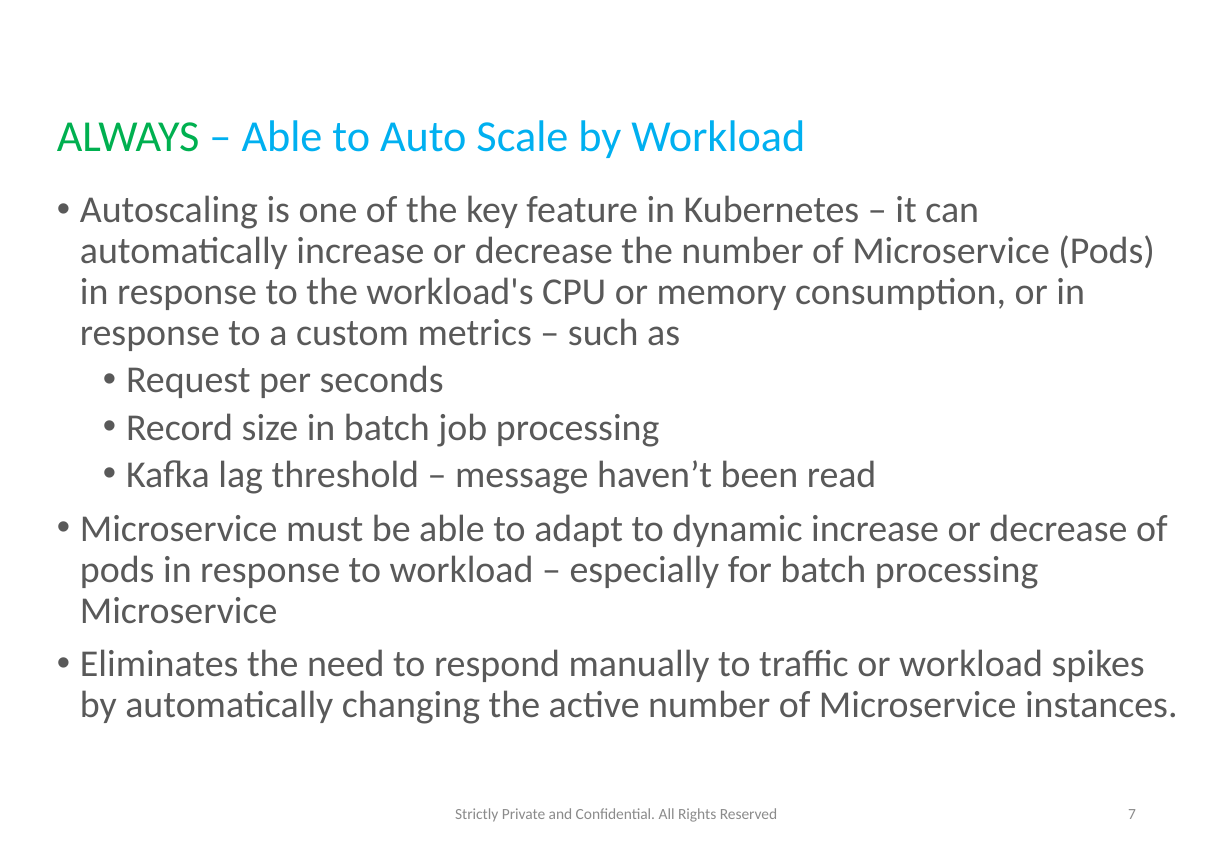
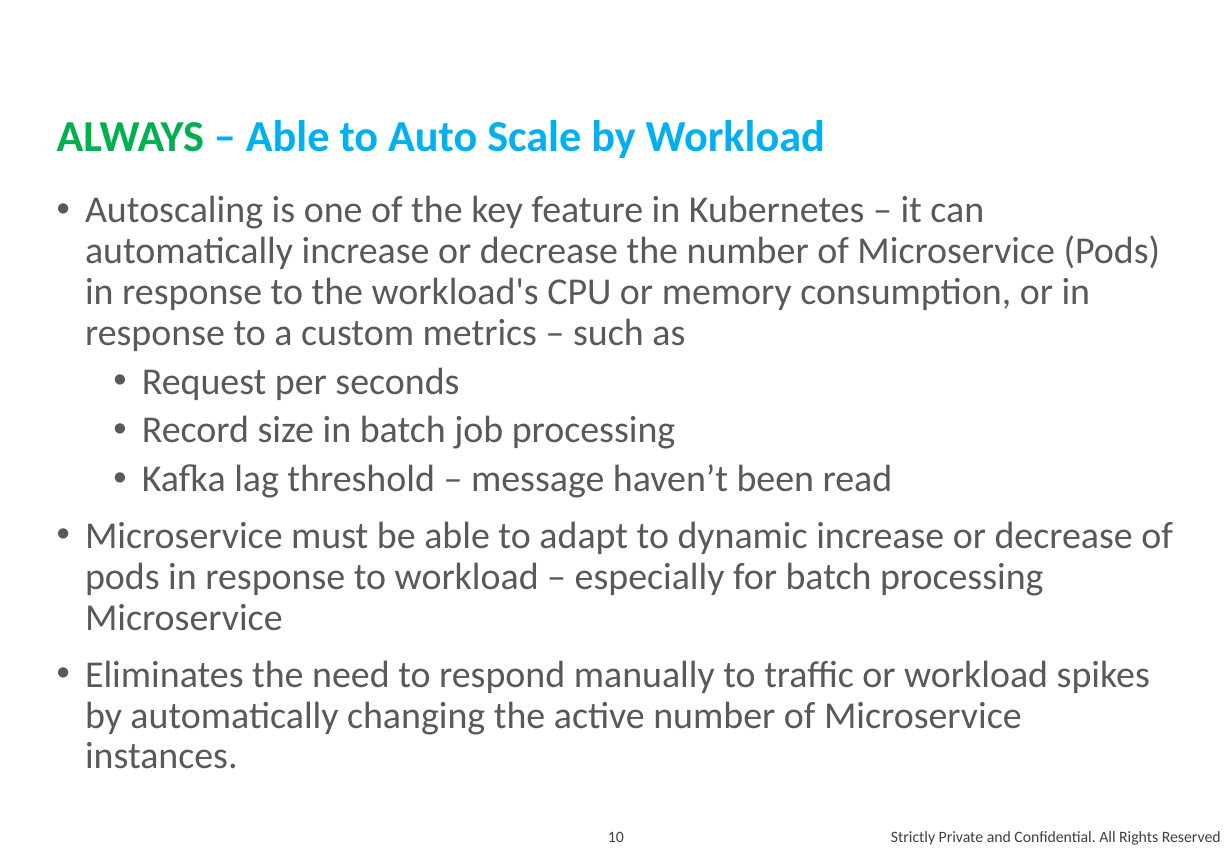
Before and after one commit to andylke/docs-microservice-dos-and-donts, a slide deck: slide 10 of microservice-dos-and-donts.pptx (slide 7 before the commit). Drawn at 1232x853 pixels with LibreOffice and Linux fonts; fonts in the diff are those of the drawing. Boxes give left, top, right and bottom in pixels: in the first picture for what was removed or moved away, otherwise in the second. Text is boxed around its words. In the diff, an @@ line names an element or a change of style, - is before the commit and + after.

```diff
--- a/microservice-dos-and-donts.pptx
+++ b/microservice-dos-and-donts.pptx
@@ title "ALWAYS – Able to Auto ..." at (57,120,825,158): bold on @@
@@ text "Autoscaling is one of the ..." at (85,195,1173,769): indent changed; more space between paragraphs @@
@@ page number removed at (1128,809,1136,819) @@
-7
@@ page number added at (608,831,624,842), 10 pt, text #404040 @@
+10
@@ text "Strictly Private and Confidential. All ...": place and size @@
-text "Strictly Private and Confidential. All ..." at (455,808,778,822)
+text "Strictly Private and Confidential. All ..." at (891,831,1221,845)
@@ text "Strictly Private and Confidential. All ..." at (891,831,1221,845): size 9.8 to 10 pt, text colour #8C8C8C to #404040; alignment centre to right @@
```
Also in this commit, not shown: 10 other slides changed, 3 slides added, 4 slides removed, 1 other file.
